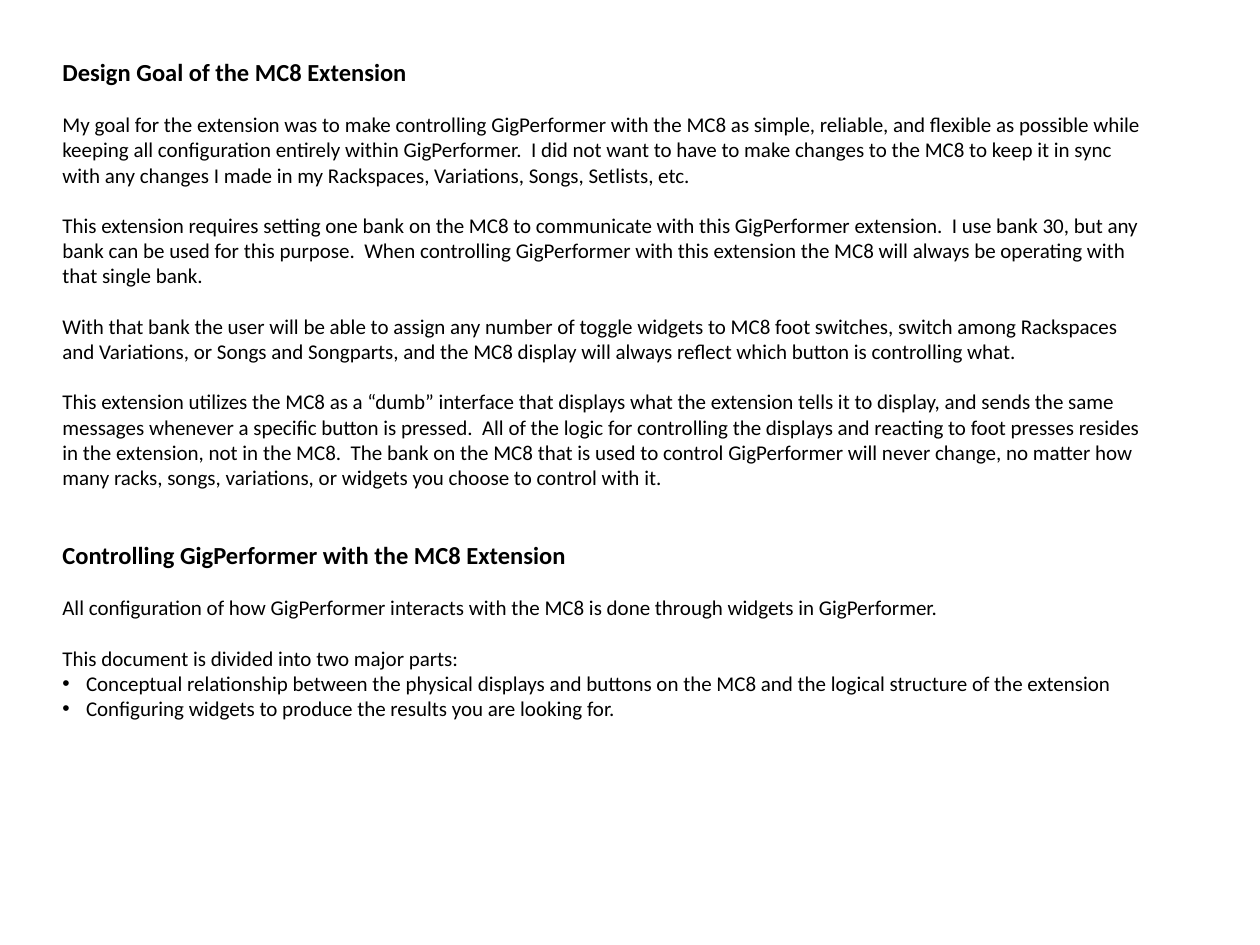
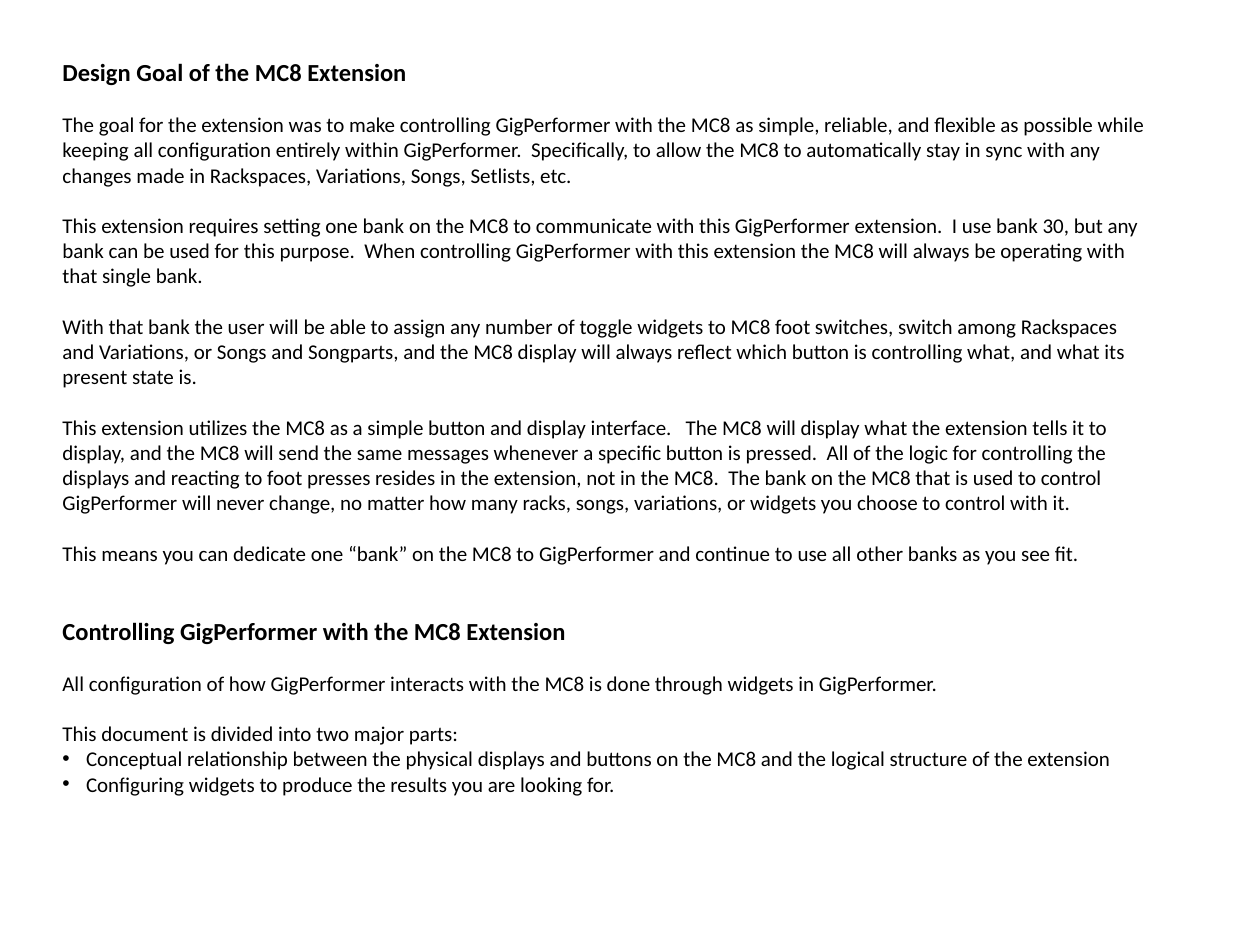
Before and after one commit to WidnerM/GP-MC8, a slide deck: slide 2 of MC8.pptx. Drawn at 1260x945 pixels with LibreOffice and Linux fonts; fonts in the diff are those of the drawing. Boxes give left, top, right and bottom in pixels: in the first picture for what was removed or moved away, otherwise in the second. Text is boxed around its words. In the diff, an @@ line names an element or a change of style, - is before the commit and + after.

```diff
--- a/MC8.pptx
+++ b/MC8.pptx
@@ text at [62, 117, 1144, 187]: text changed @@
-My goal for the extension was to make controlling GigPerformer with the MC8 as simple, reliable, and flexible as possible while keeping all configuration entirely within GigPerformer. I did not want to have to make changes to the MC8 to keep it in sync with any changes I made in my Rackspaces, Variations, Songs, Setlists, etc.
+The goal for the extension was to make controlling GigPerformer with the MC8 as simple, reliable, and flexible as possible while keeping all configuration entirely within GigPerformer. Specifically, to allow the MC8 to automatically stay in sync with any changes made in Rackspaces, Variations, Songs, Setlists, etc.
@@ text at [62, 319, 1124, 565]: text changed @@
-With that bank the user will be able to assign any number of toggle widgets to MC8 foot switches, switch among Rackspaces and Variations, or Songs and Songparts, and the MC8 display will always reflect which button is controlling what.
-This extension utilizes the MC8 as a “dumb” interface that displays what the extension tells it to display, and sends the same messages whenever a specific button is pressed. All of the logic for controlling the displays and reacting to foot presses resides in the extension, not in the MC8. The bank on the MC8 that is used to control GigPerformer will never change, no matter how many racks, songs, variations, or widgets you choose to control with it.
+With that bank the user will be able to assign any number of toggle widgets to MC8 foot switches, switch among Rackspaces and Variations, or Songs and Songparts, and the MC8 display will always reflect which button is controlling what, and what its present state is.
+This extension utilizes the MC8 as a simple button and display interface. The MC8 will display what the extension tells it to display, and the MC8 will send the same messages whenever a specific button is pressed. All of the logic for controlling the displays and reacting to foot presses resides in the extension, not in the MC8. The bank on the MC8 that is used to control GigPerformer will never change, no matter how many racks, songs, variations, or widgets you choose to control with it.
+This means you can dedicate one “bank” on the MC8 to GigPerformer and continue to use all other banks as you see fit.
```
Also in this commit, not shown: 1 other file.
